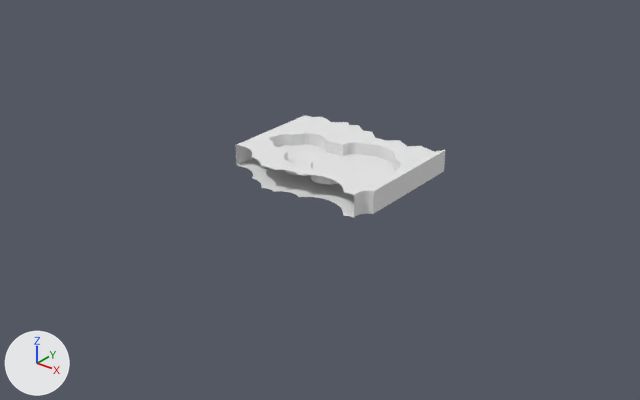
An edit to the Blender file Assets/Models/crab.blend, drawn before and after from the same camera.
Camera for both pictures: a 50 mm lens placed at (32.7, -41.8, 23.1), pointed at (0.1, -1.2, -2.1). Lighting does not change. The marker at lower left points along +X, +Y and +Z.

The first picture shows 'visual.001'.
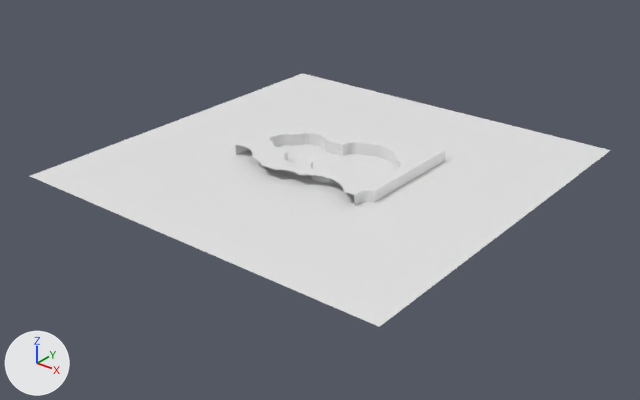
The edits, one by one:
Mesh me_plane is new.
It has 93 vertices, 3 faces and spans x -1.0..1.0, y -1.0..1.0, z 0.0.
Object 'invisify' (ob_invisify) is new; it shows me_plane.
Its location is (-0.03, 0.01, 0.08).
Its scale is (13.5, 13.5, 13.5).

Pixel boxes (x1, y1, x2, y2) of what changed, in the pictures (640 x 400 px):
'invisify', added
    after: (30, 73, 611, 327)
